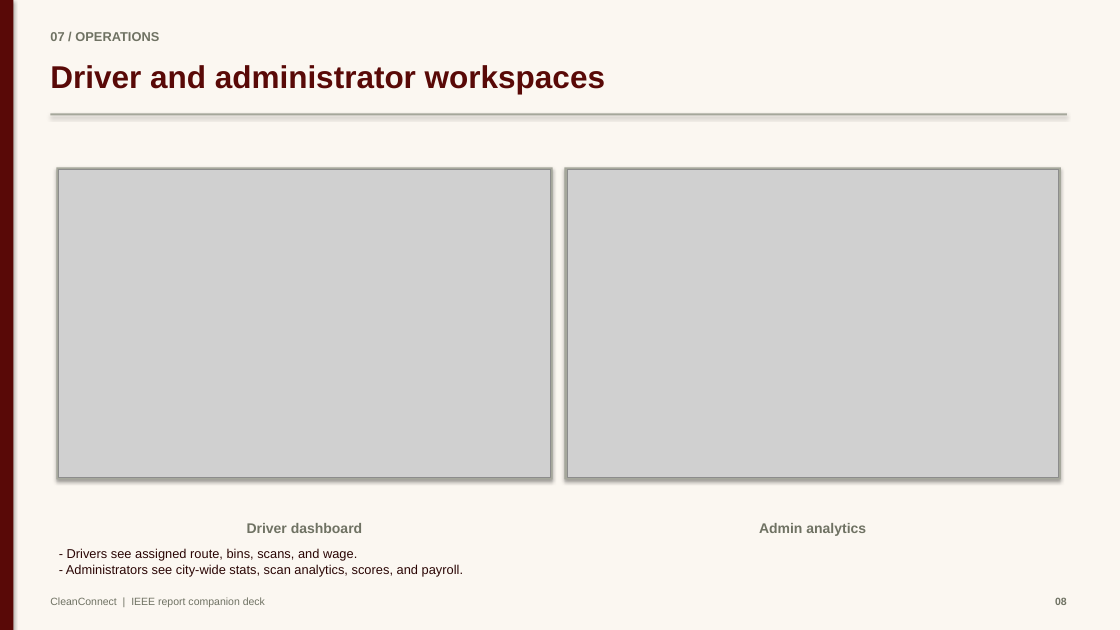
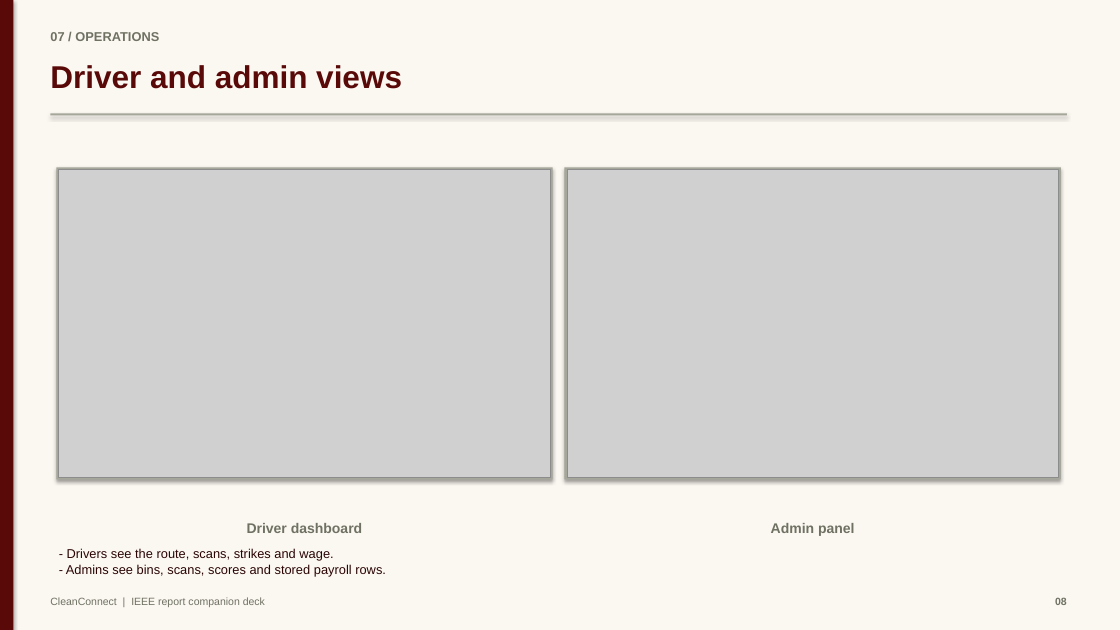
Before and after one commit to mayankjain1815-commits/CleanConnect, a slide deck: slide 8 of docs/presentation/CleanConnect_Presentation.pptx. Drawn at 1120x630 pixels with LibreOffice and Linux fonts; fonts in the diff are those of the drawing; grey boxes stand for pictures. Boxes give left, top, right and bottom in pixels: in the first picture for what was removed or moved away, otherwise in the second. Text is boxed around its words. In the diff, an @@ line names an element or a change of style, - is before the commit and + after.

```diff
--- a/docs/presentation/CleanConnect_Presentation.pptx
+++ b/docs/presentation/CleanConnect_Presentation.pptx
@@ text at [50,65,402,89]: text changed @@
-Driver and administrator workspaces
+Driver and admin views
@@ text at [771,523,854,536]: text changed @@
-Admin analytics
+Admin panel
@@ text at [66,548,386,577]: text changed @@
-- Drivers see assigned route, bins, scans, and wage.
-- Administrators see city-wide stats, scan analytics, scores, and payroll.
+- Drivers see the route, scans, strikes and wage.
+- Admins see bins, scans, scores and stored payroll rows.
```
Also in this commit, not shown: 13 other slides changed, 11 other files.
